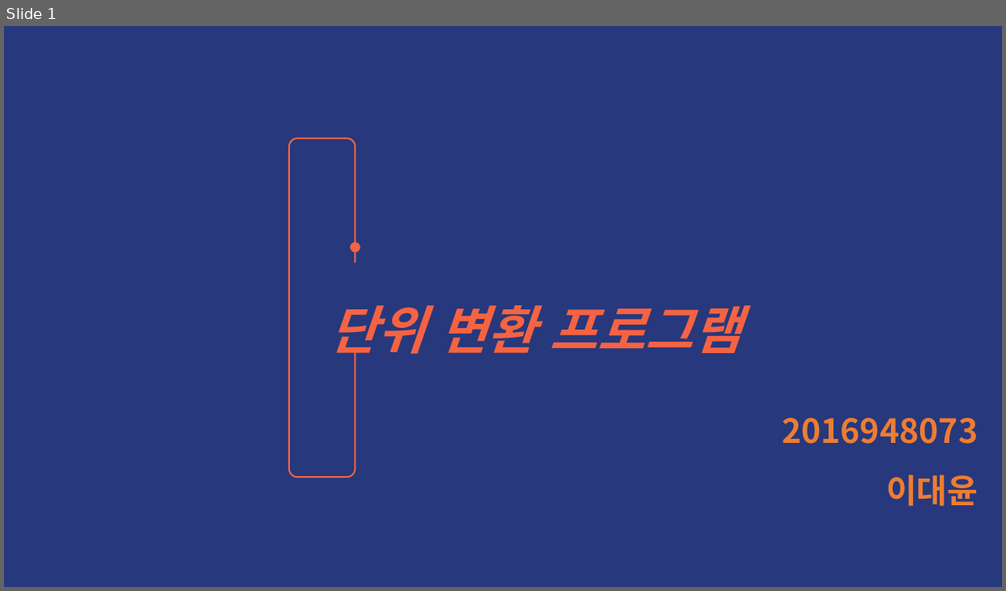
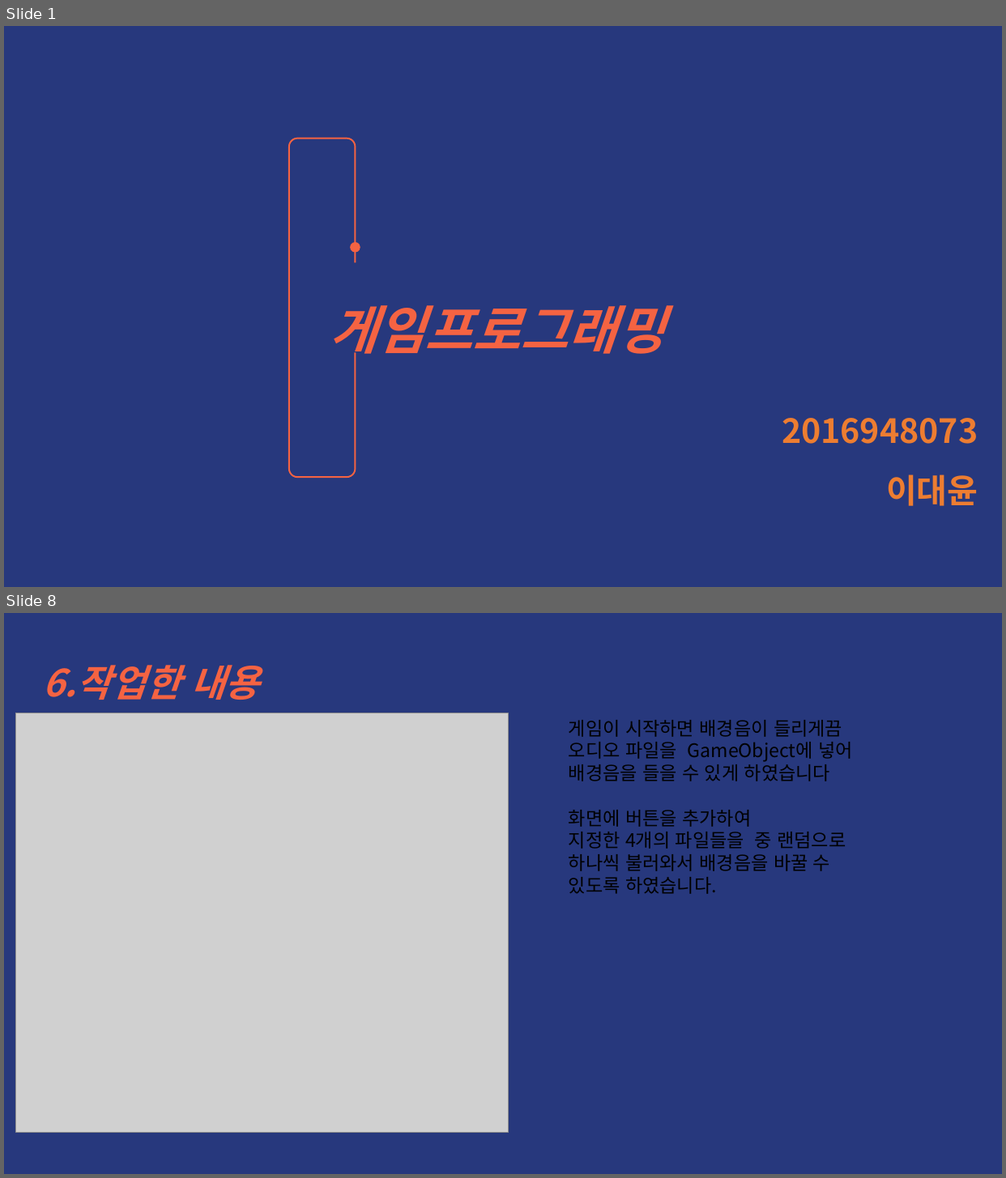
Before and after one commit to LeeDaeYun0313/gameprogramming, a slide deck: 2016948073 (이대윤).pptx. Shown one above the other, each under a label of ours: slide 1 before the commit, slides 1 and 8 after it; the slides between them are not shown. The pictures are 1006x591 and 1006x1178 pixels, drawn with LibreOffice and Linux fonts; fonts in the diff are those of the drawing; grey boxes stand for pictures. Boxes give left, top, right and bottom in pixels: in the first picture for what was removed or moved away, otherwise in the second. Text is boxed around its words. In the diff, an @@ line names an element or a change of style, - is before the commit and + after.

Commit message:
12월7일 발표 ppt
유니티게임

```diff
--- a/2016948073 (이대윤).pptx
+++ b/2016948073 (이대윤).pptx
@@ slide 8 added at (x1=4, y1=613, x2=1002, y2=1174), background #27387D @@
@@ text added at (x1=43, y1=665, x2=259, y2=700), 36 pt, text none, bold, italic @@
+6.작업한 내용
@@ picture added at (x1=16, y1=713, x2=509, y2=1133) @@
@@ text added at (x1=569, y1=720, x2=853, y2=894), 18 pt, text #000000 @@
+게임이 시작하면 배경음이 들리게끔
+오디오 파일을 GameObject에 넣어
+배경음을 들을 수 있게 하였습니다
+화면에 버튼을 추가하여
+지정한 4개의 파일들을 중 랜덤으로
+하나씩 불러와서 배경음을 바꿀 수
+있도록 하였습니다.
@@ slide 1 changed as well @@
@@ text at (x1=330, y1=305, x2=664, y2=363): text changed @@
-단위 변환 프로그램
+게임프로그래밍
```
Also in this commit, not shown: 1 other slide changed, 6 other slides added, 7 slides removed.
